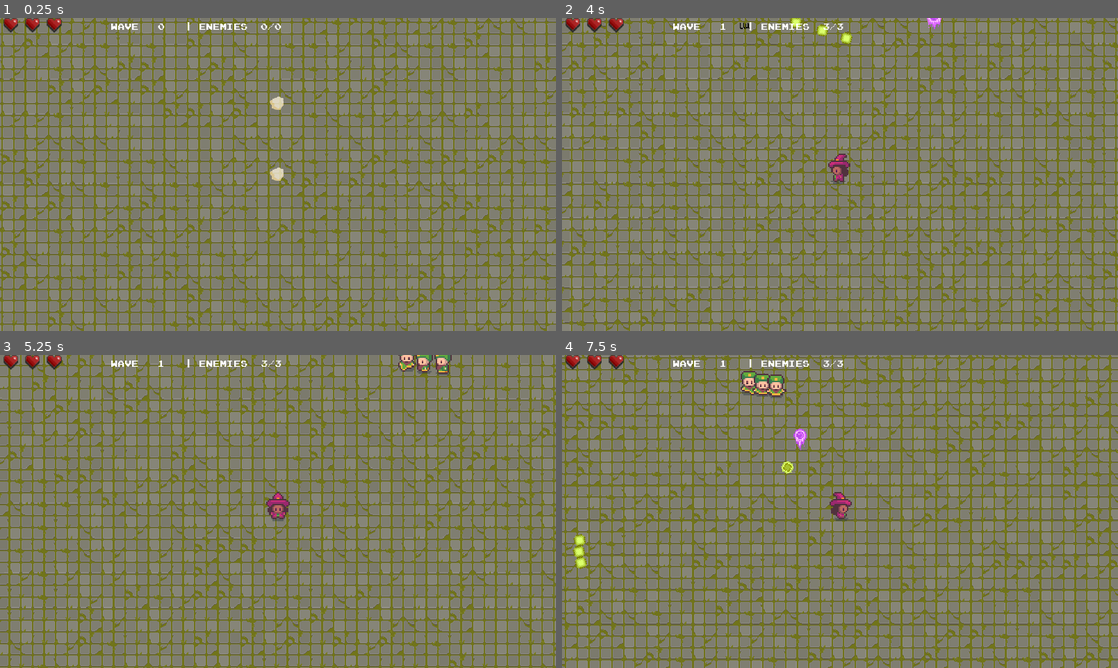
Above: before the commit, frames 1-4 (two rows, left to right).
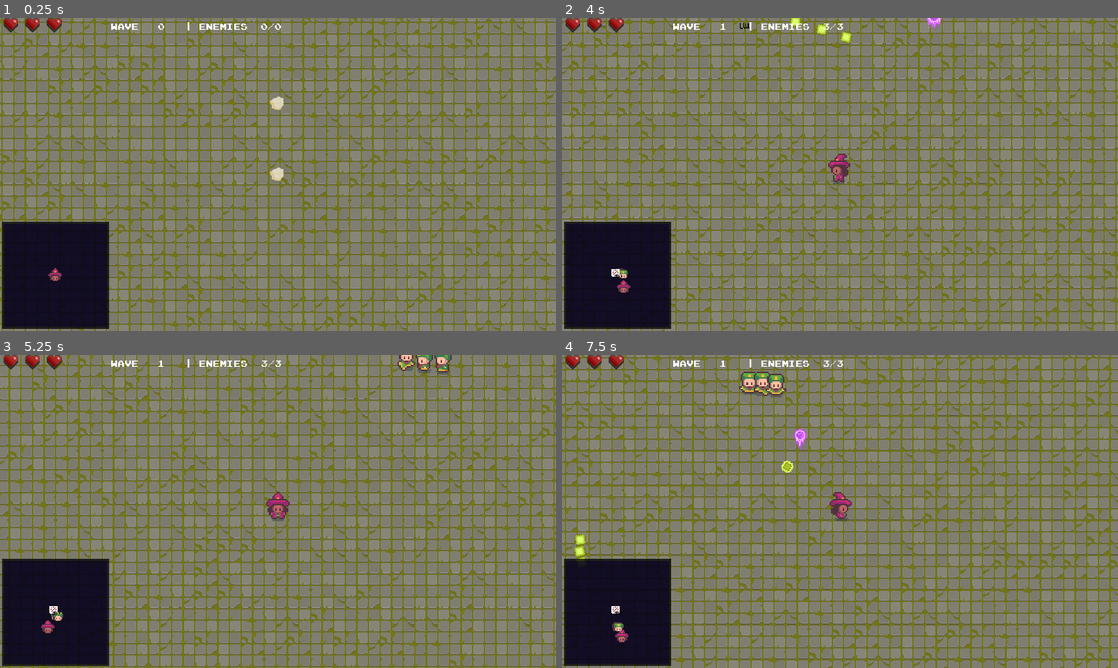
Above: after the commit, the same moments.

Repository: Akyom/JMM
Game: Godot game, scene res://scenes/main.tscn
Same seed, same stepped clock (60 frames per second), same inputs: the game is played once before the commit and once after it.
Inputs:
- Up to frame 1 (0.25 s): no input
- Up to frame 2 (4 s): hold D (right) 0.53-1.28 s; tap E (ability_reject) at 0.6, 2.1, 3.6 s; hold S (down) 1.28-2.03 s; tap Space (active) at 1.35, 2.85 s; hold D (right) 2.03-2.78 s; hold Up (shoot up) 2.78-3.53 s; hold A (left) from 3.53 s (still down)
- Up to frame 3 (5.25 s): tap Space (active) at 4.35 s; release A (left) at 5.03 s; hold S (down) from 5.03 s (still down); tap E (ability_reject) at 5.1 s
- Up to frame 4 (7.5 s): release S (down) at 5.78 s; hold D (right) 5.78-6.53 s; tap Space (active) at 5.85, 7.35 s; hold Up (shoot up) 6.53-7.28 s; tap E (ability_reject) at 6.6 s; hold D (right) from 7.28 s (still down)

The runs differ from the first frame. In frame 1, 6.6% of the frame differs, in the area x 0-20%, y 65-100%; in frame 2, 6.7%; in frame 3, 6.8%; in frame 4, 7.0%, in the area x 0-42%, y 5-100%.

Commit message:
add minimap

Diff:
--- /dev/null
+++ b/bullet/scenes/Minimap.tscn
@@ -0,0 +1,62 @@
+[gd_scene load_steps=6 format=2]
+
+[ext_resource path="res://sprites/minimap/alchemist.png" type="Texture" id=1]
+[ext_resource path="res://sprites/minimap/enemy.png" type="Texture" id=2]
+[ext_resource path="res://scripts/minimap.gd" type="Script" id=3]
+[ext_resource path="res://sprites/minimap/enemy1.png" type="Texture" id=4]
+[ext_resource path="res://sprites/minimap/enemy2.png" type="Texture" id=5]
+
+[node name="Minimap" type="MarginContainer"]
+anchor_right = 1.0
+anchor_bottom = 1.0
+margin_right = -1024.0
+margin_bottom = -464.0
+custom_constants/margin_right = 5
+custom_constants/margin_top = 5
+custom_constants/margin_left = 5
+custom_constants/margin_bottom = 5
+script = ExtResource( 3 )
+
+[node name="ColorRect" type="ColorRect" parent="."]
+margin_left = 5.0
+margin_top = 5.0
+margin_right = 251.0
+margin_bottom = 251.0
+color = Color( 0, 0, 0, 0.760784 )
+
+[node name="MarginContainer" type="MarginContainer" parent="."]
+margin_left = 5.0
+margin_top = 5.0
+margin_right = 251.0
+margin_bottom = 251.0
+custom_constants/margin_right = 5
+custom_constants/margin_top = 5
+custom_constants/margin_left = 5
+custom_constants/margin_bottom = 5
+
+[node name="MapSpace" type="ColorRect" parent="MarginContainer"]
+margin_left = 5.0
+margin_top = 5.0
+margin_right = 241.0
+margin_bottom = 241.0
+color = Color( 0.0313726, 0, 0.172549, 0.545098 )
+
+[node name="Player" type="Sprite" parent="MarginContainer/MapSpace"]
+position = Vector2( 118, 118 )
+texture = ExtResource( 1 )
+
+[node name="Enemy" type="Sprite" parent="MarginContainer/MapSpace"]
+visible = false
+position = Vector2( 20, 20.5 )
+scale = Vector2( 0.375, 0.359375 )
+texture = ExtResource( 2 )
+
+[node name="Enemy1" type="Sprite" parent="MarginContainer/MapSpace"]
+visible = false
+position = Vector2( 117, 161 )
+texture = ExtResource( 4 )
+
+[node name="Enemy2" type="Sprite" parent="MarginContainer/MapSpace"]
+visible = false
+position = Vector2( 190, 47 )
+texture = ExtResource( 5 )
--- a/bullet/scenes/e1.tscn
+++ b/bullet/scenes/e1.tscn
@@ -698,6 +698,8 @@
 script = ExtResource( 3 )
 MAX_SPEED = 100
 ACCELERATION = 100
+invulnerability = true
+movil = false
 VISION_RANGE = 310
 STILL_RANGE_MIN = 80
 STILL_RANGE_MAX = 120
--- a/bullet/scenes/ui/UI.tscn
+++ b/bullet/scenes/ui/UI.tscn
@@ -8,6 +8,7 @@
 [ext_resource path="res://scripts/ui/wave_progress.gd" type="Script" id=6]
 [ext_resource path="res://scenes/ui/WaveTimer.tscn" type="PackedScene" id=7]
 [ext_resource path="res://scripts/ui/wave_timer.gd" type="Script" id=8]
+[ext_resource path="res://scenes/Minimap.tscn" type="PackedScene" id=9]
 
 [node name="UI" type="CanvasLayer"]
 
@@ -46,3 +47,10 @@
 margin_right = 1002.0
 margin_bottom = 40.0
 script = ExtResource( 8 )
+
+[node name="Minimap" parent="." instance=ExtResource( 9 )]
+anchor_top = 1.0
+anchor_right = 0.0
+margin_top = -256.0
+margin_right = 256.0
+margin_bottom = 0.0
--- a/bullet/scripts/GamePlay.gd
+++ b/bullet/scripts/GamePlay.gd
@@ -50,6 +50,7 @@
 
 func addEnemy(enemy):
 	get_parent().add_child(enemy)
+
 	number_of_enemies = number_of_enemies + 1
 
 func addActiveSpell(spell):
--- a/bullet/scripts/Player.gd
+++ b/bullet/scripts/Player.gd
@@ -12,6 +12,7 @@
 func _ready() -> void:
 	#connect("active"..
 	var GamePlay = get_node("../GamePlay") #Hacer un signal handler??
+	minimap_icon = "player"
 	connect("npc_next", GamePlay, "npc_action")
 
 func _physics_process(_delta):
--- a/bullet/scripts/active_spells/active_spell.gd
+++ b/bullet/scripts/active_spells/active_spell.gd
@@ -22,6 +22,9 @@
 ##       Active spells should change this value
 var indx: int = 0
 
+## icon: The sprite for visualization on minimap purposes.
+##
+onready var icon = $Sprite
 
 ## _ready(): Sets a signal to body_entered
 func _ready() -> void:
@@ -30,11 +33,13 @@
 
 ## remove_body(): Removes the body of the active spell from the scene.
 func remove_body() -> void:
+	has_body = false
 	self.get_node("Sprite").set_deferred("visible", false)
 	self.get_node("CollisionShape2D").set_deferred("disabled", true)
 
 ## add_body(): Adds the body of the active spell to the scene.
 func add_body() -> void:
+	has_body = true
 	self.get_node("Sprite").set_deferred("visible", true)
 	self.get_node("CollisionShape2D").set_deferred("disabled", false)
 
--- a/bullet/scripts/character.gd
+++ b/bullet/scripts/character.gd
@@ -9,6 +9,7 @@
 export(int) var ACCELERATION
 export(int) var MAX_HP = 2
 export(int) var HP = 2
+var minimap_icon = "null"
 
 var update_animation = true
 
--- a/bullet/scripts/enemy.gd
+++ b/bullet/scripts/enemy.gd
@@ -16,9 +16,11 @@
 signal i_died(me)
 
 func _ready() -> void:
+	minimap_icon = "enemy"
 	$ChasingTimer.connect("timeout", self, "chasing_on_timeout")
 	$Area2D.connect("body_entered", self, "on_body_entered")
 	var GamePlay = get_node("../GamePlay")
+	minimap_icon = "enemy2"
 	connect("i_died", GamePlay, "enemy_died")
 
 func _physics_process(_delta):
--- /dev/null
+++ b/bullet/scripts/minimap.gd
@@ -0,0 +1,68 @@
+extends MarginContainer
+
+onready var player = get_node("../../Player")
+export var zoom = 0.6
+
+onready var grid = $MarginContainer/MapSpace
+onready var player_icon = $MarginContainer/MapSpace/Player
+onready var enemy_icon = $MarginContainer/MapSpace/Enemy
+onready var enemy1_icon = $MarginContainer/MapSpace/Enemy1
+onready var enemy2_icon = $MarginContainer/MapSpace/Enemy2
+
+onready var icons = {"enemy": enemy_icon, "player": player_icon, "enemy1": enemy1_icon, "enemy2": enemy2_icon}
+
+var scale
+var markers = {}
+
+func _ready():
+	player_icon.position = grid.rect_size / 2
+	scale = grid.rect_size / (get_viewport_rect().size * zoom)
+	print(get_viewport_rect().size)
+	var map_size = player.get_parent().get_node("TileMap2").get_used_rect().size
+	map_size = map_size * 32
+	print(map_size)
+	scale = grid.rect_size / map_size
+	var enemies = get_tree().get_nodes_in_group("Enemy")
+	var spells = get_tree().get_nodes_in_group("Spell")
+	for enemy in enemies:
+		var new_marker = icons[enemy.minimap_icon].duplicate()
+		grid.add_child(new_marker)
+		new_marker.show()
+		markers[enemy] = new_marker
+	for spell in spells:
+		var new_marker = spell.Sprite.duplicate()
+		grid.add_child(new_marker)
+		new_marker.show()
+		markers[spell] = new_marker
+	pass
+
+func _process(delta):
+	if (!player):
+		return
+	var enemies = get_tree().get_nodes_in_group("Enemy")
+	var spells = get_tree().get_nodes_in_group("Spell")
+	for key in markers:
+		var marker = markers[key]
+		marker.queue_free()
+	markers.clear()
+	for enemy in enemies:
+		var new_marker = icons[enemy.minimap_icon].duplicate()
+		grid.add_child(new_marker)
+		new_marker.show()
+		markers[enemy] = new_marker
+	for spell in spells:
+		if (not spell.has_body):
+			continue
+		var new_marker = spell.icon.duplicate()
+		grid.add_child(new_marker)
+		new_marker.show()
+		markers[spell] = new_marker
+
+	for item in markers:
+		var object_position = item.position * scale + grid.rect_size / 2
+		object_position.x = clamp(object_position.x, 0, grid.rect_size.x)
+		object_position.y = clamp(object_position.y, 0, grid.rect_size.y)
+		markers[item].position = object_position
+	player_icon.position = player.position * scale + grid.rect_size / 2
+	print(markers.size())
+	pass
--- a/bullet/scripts/shooting_enemy.gd
+++ b/bullet/scripts/shooting_enemy.gd
@@ -5,7 +5,6 @@
 export(int) var STILL_RANGE_MIN
 export(int) var STILL_RANGE_MAX
 var way = 0
-
 export(Resource) var Bullet
 
 func _ready() -> void:
@@ -14,7 +13,7 @@
 	$AttackTimer.connect("timeout", self, "attack_on_timeout")
 	$StillTimer.connect("timeout", self, "still_on_timeout")
 	#$Area2D.connect("body_entered", self, "on_body_entered")
-
+	minimap_icon = "enemy1"
 func IA():
 	ShootIA()
 	MoveIA()
Not shown: 1 places in bullet/scenes/ui/UI.tscn that only renumber resources
Binary file added: bullet/sprites/minimap/alchemist.png
Not shown, added: bullet/sprites/minimap/alchemist.png.import
Binary file added: bullet/sprites/minimap/enemy.png
Not shown, added: bullet/sprites/minimap/enemy.png.import
Binary file added: bullet/sprites/minimap/enemy1.png
Not shown, added: bullet/sprites/minimap/enemy1.png.import
Binary file added: bullet/sprites/minimap/enemy1_aux.png
Not shown, added: bullet/sprites/minimap/enemy1_aux.png.import
Binary file added: bullet/sprites/minimap/enemy2.png
Not shown, added: bullet/sprites/minimap/enemy2.png.import
Binary file added: bullet/sprites/minimap/enemy2_aux.png
(and 1 more such lines)
